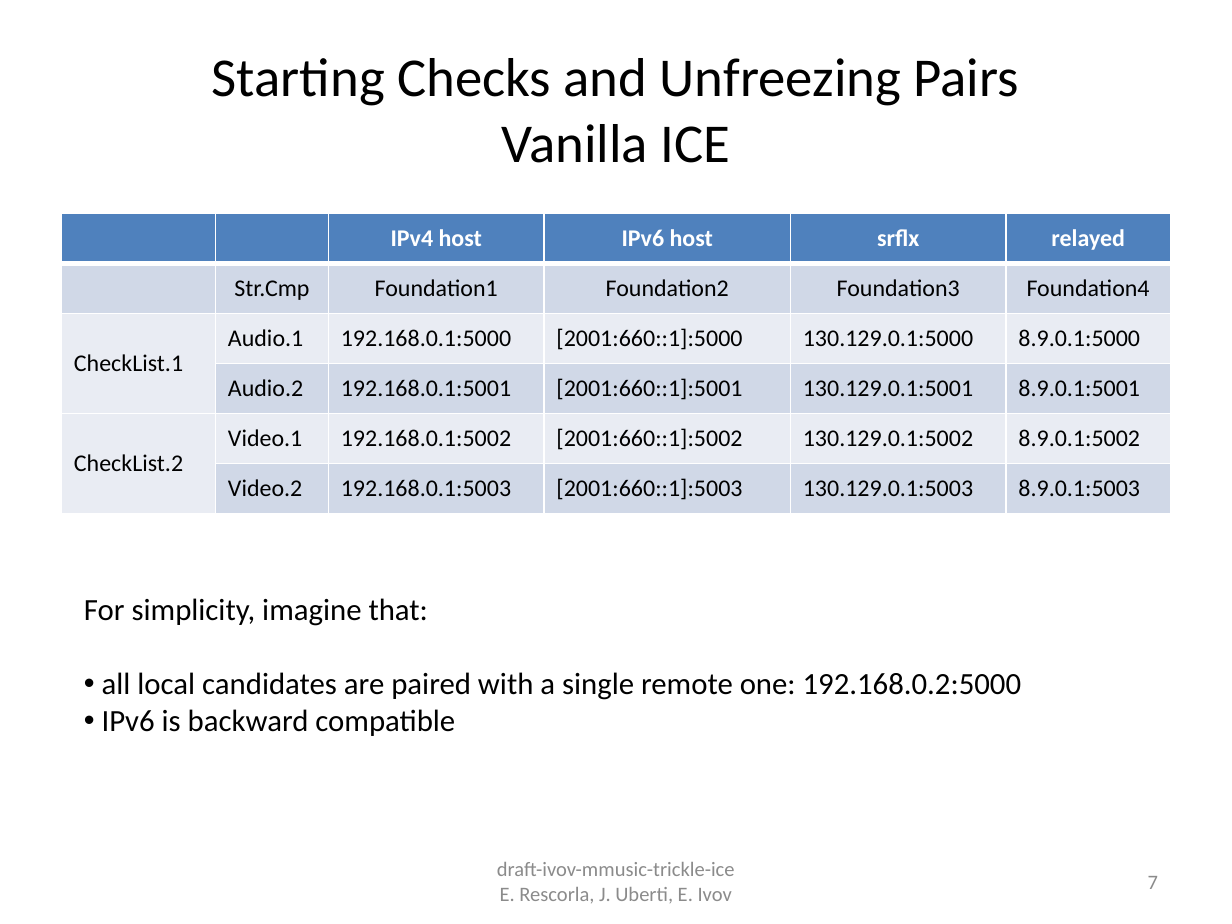
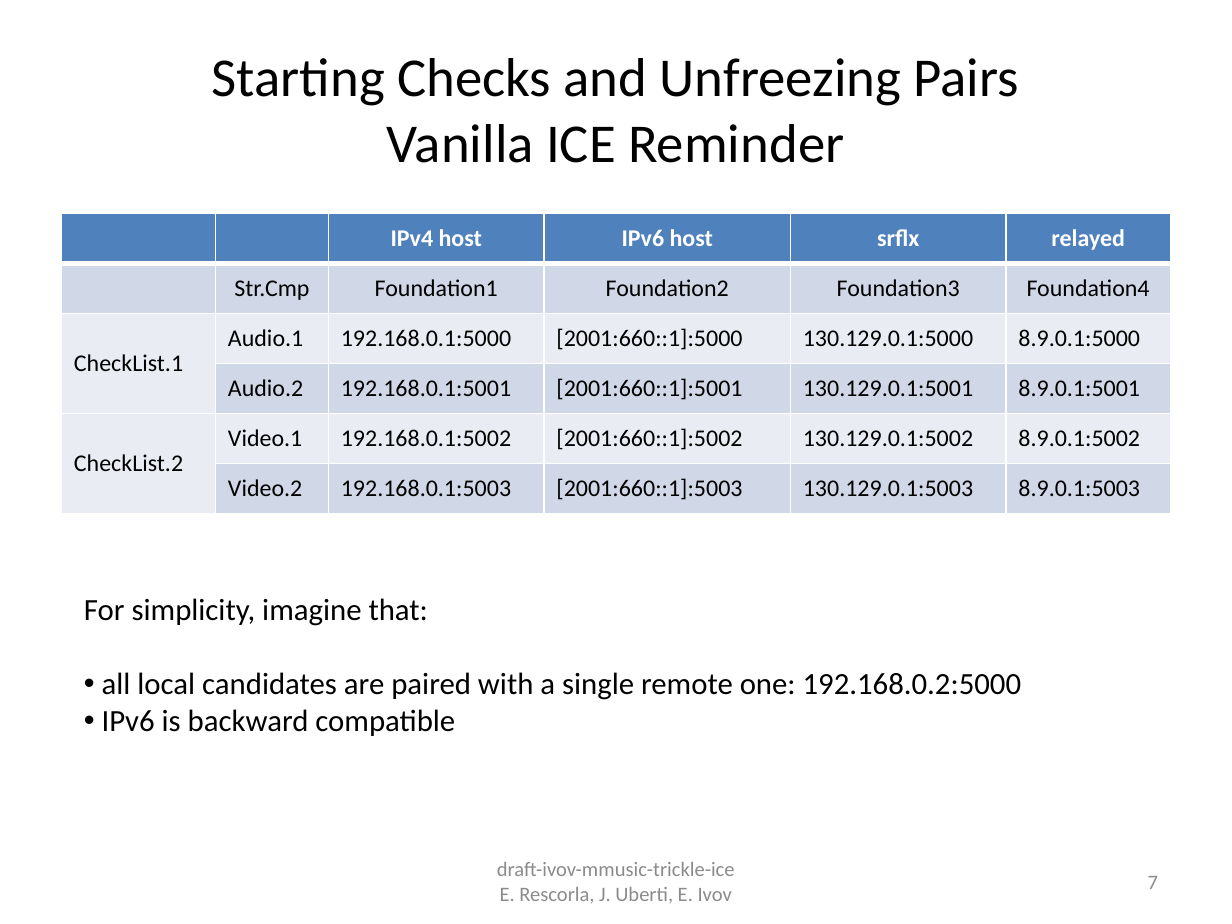
Before and after one commit to emcho/trickle-ice, a slide deck: slide 7 of slides/trickle-ice-iet86-orlando.pptx. Drawn at 1232x924 pixels with LibreOffice and Linux fonts; fonts in the diff are those of the drawing. Boxes give left, top, right and bottom in pixels: in the first picture for what was removed or moved away, otherwise in the second. Text is boxed around its words. In the diff, an @@ line names an element or a change of style, - is before the commit and + after.

```diff
--- a/slides/trickle-ice-iet86-orlando.pptx
+++ b/slides/trickle-ice-iet86-orlando.pptx
@@ title at (x1=212, y1=58, x2=1019, y2=163): text changed @@
-Starting Checks and Unfreezing Pairs
-Vanilla ICE
+Starting Checks and Unfreezing Pairs
+Vanilla ICE Reminder
```
Also in this commit, not shown: 7 other slides changed, 2 other files.
